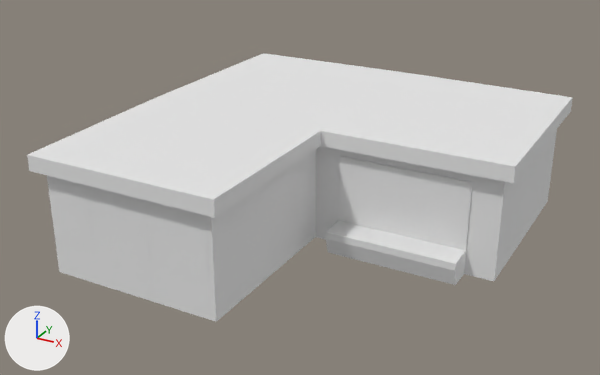
What one commit did to the OBJ model Game/Models/buildings/business/GarageBuilding.obj.
Both versions are drawn from a 50 mm camera at (18.4, -24.8, 16.2) aimed at (3.0, 3.3, 2.2). The lights are fixed; the arrows at lower left show +X, +Y and +Z. Where no turn or scale is listed for an object, it has been applied to the vertices.

The first picture shows 'SP_TD_House'.
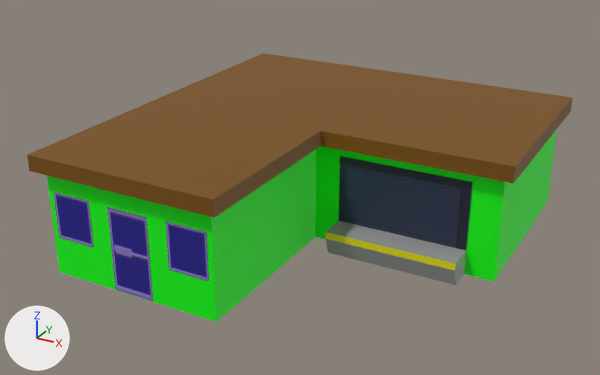
Edits to the scene script, one JSON object a line:
```json
{"op": "add", "block": "img_garagebuildingdoor2_png", "code": ["img_garagebuildingdoor2_png = load_image('garagebuildingdoor2.png', '../../../Texture/building/garagebuildingdoor2.png', 64, 64, 'sRGB')"]}
{"op": "add", "block": "img_garagebuildingdoor_png", "code": ["img_garagebuildingdoor_png = load_image('garagebuildingdoor.png', '../../../Texture/building/garagebuildingdoor.png', 64, 64, 'sRGB')"]}
{"op": "add", "block": "img_garagebuildingwindow_png", "code": ["img_garagebuildingwindow_png = load_image('garagebuildingwindow.png', '../../../Texture/building/garagebuildingwindow.png', 64, 64, 'sRGB')"]}
{"op": "set", "path": "mat_roof_color.base_color", "old": "(0.8, 0.8, 0.8)", "new": "(0.19, 0.0757, 0.0)", "note": "white #e7e7e7 -> brown #794e00"}
{"op": "set", "path": "mat_exterior_color.base_color", "old": "(0.8, 0.8, 0.8)", "new": "(0.0, 1.0, 0.0)", "note": "white #e7e7e7 -> green #00ff00"}
{"op": "set", "path": "mat_exterior_color.roughness", "old": "1.0", "new": "0.553"}
{"op": "remove", "block": "mat_window", "code": "mat_window.base_color = (0.8, 0.8, 0.8)  # white #e7e7e7"}
{"op": "add", "block": "mat_window", "code": "mat_window.texture = img_garagebuildingwindow_png"}
{"op": "set", "path": "mat_window.roughness", "old": "1.0", "new": "0.553"}
{"op": "remove", "block": "mat_door", "code": "mat_door.base_color = (0.8, 0.8, 0.8)  # white #e7e7e7"}
{"op": "add", "block": "mat_door", "code": "mat_door.texture = img_garagebuildingdoor_png"}
{"op": "set", "path": "mat_door.roughness", "old": "1.0", "new": "0.553"}
{"op": "remove", "block": "mat_garage_door_rim", "code": "mat_garage_door_rim.base_color = (0.8, 0.8, 0.8)  # white #e7e7e7"}
{"op": "set", "path": "mat_garage_door_rim.roughness", "old": "1.0", "new": "0.5"}
{"op": "add", "block": "mat_garage_door_rim", "code": "mat_garage_door_rim.texture = img_garagebuildingdoor2_png"}
{"op": "remove", "block": "mat_garage_door", "code": "mat_garage_door.base_color = (0.8, 0.8, 0.8)  # white #e7e7e7"}
{"op": "set", "path": "mat_garage_door.roughness", "old": "1.0", "new": "0.5"}
{"op": "add", "block": "mat_garage_door", "code": "mat_garage_door.texture = img_garagebuildingdoor2_png"}
{"op": "set", "path": "mat_warning.base_color", "old": "(0.8, 0.8, 0.8)", "new": "(0.8, 0.697, 0.0)", "note": "white #e7e7e7 -> yellow #e7d900"}
{"op": "set", "path": "mat_cement_thats_conkcreet_baby.base_color", "old": "(0.8, 0.8, 0.8)", "new": "(0.326, 0.326, 0.326)", "note": "white #e7e7e7 -> grey #9b9b9b"}
{"block": "me_sp_td_house", "where": "# used by ob_sp_td_house; location = (0.0, 0.0, 0.0)"}
{"op": "remove", "block": "me_sp_td_house", "code": "me_sp_td_house.from_pydata(...)  # 429 vertices, 662 faces; spans x -4.3..11.9, y -4.6..12.4, z 0.0..5.0"}
{"op": "add", "block": "me_sp_td_house", "code": "me_sp_td_house.from_pydata(...)  # 78 vertices, 65 faces; spans x -4.1..11.9, y -4.6..12.2, z 0.0..5.0"}
{"block": "me_sp_td_house", "change": "me_sp_td_house part 1: 351 vertices removed from x -3.5..3.5, y -4.2, z 0.1..3.5"}
{"block": "me_sp_td_house", "change": "me_sp_td_house part 2: 2 vertices moved from x -4.3, y 3.3, z 4.4..5.0 to x -4.1, y 3.3, z 4.4..5.0"}
{"block": "me_sp_td_house", "change": "me_sp_td_house part 3: 2 kept faces spanning x 4.8..10.3, y 3.3..4.3, z 1.1..3.9 get new texture (UV) coordinates"}
```

Location of each change, [x1, y1, x2, y2] in pixels of the pictures (600 x 375 px; the box of a moved part takes in the faces that stretch with it):
```json
{"object": "SP_TD_House", "change": "recoloured, surface changed, reshaped", "before": [27, 53, 573, 322], "after": [27, 53, 573, 322]}
{"part": 1, "of": "me_sp_td_house", "change": "deleted", "before": [53, 192, 209, 301]}
{"part": 2, "of": "me_sp_td_house", "change": "moved or reshaped", "before": [28, 53, 266, 155], "after": [28, 53, 266, 155]}
{"part": 3, "of": "me_sp_td_house", "change": "surface changed", "before": [342, 160, 468, 250], "after": [342, 160, 468, 250], "on screen": "grey to blue"}
```
